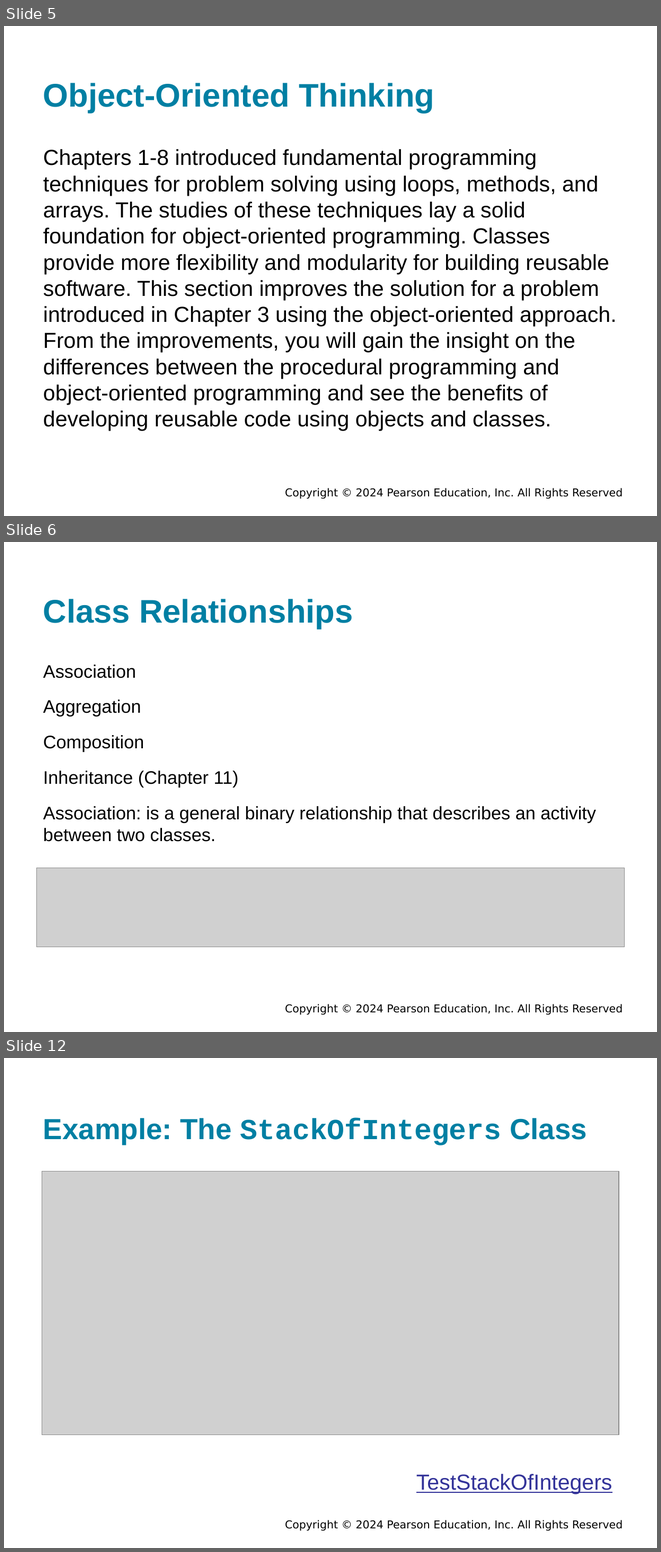
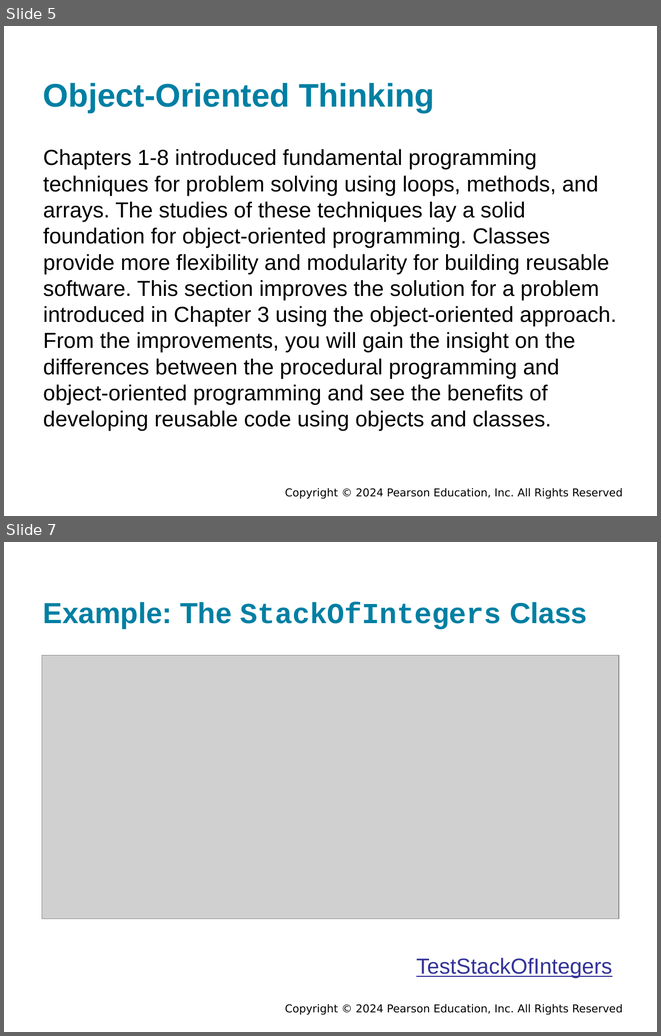
Before and after one commit to bzartoshty/bzartoshty.github.io, a slide deck: COMP110/Lectures/Chapter10/Chapter10.pptx. Shown one above the other, each under a label of ours: slides 5, 6 and 12 before the commit, slides 5 and 7 after it; the slides between them are not shown. The pictures are 661x1552 and 661x1036 pixels, drawn with LibreOffice and Linux fonts; fonts in the diff are those of the drawing; grey boxes stand for pictures; background and template pictures are left out. Boxes give left, top, right and bottom in pixels: in the first picture for what was removed or moved away, otherwise in the second. Text is boxed around its words. In the diff, an @@ line names an element or a change of style, - is before the commit and + after.

```diff
--- a/COMP110/Lectures/Chapter10/Chapter10.pptx
+++ b/COMP110/Lectures/Chapter10/Chapter10.pptx
@@ slide 6 removed at (4,542,657,1032), background #FFFFFF; not listed: 1 template element that a slide beside it also shows @@
@@ title removed at (43,599,353,628) @@
-Class Relationships
@@ text removed at (43,664,596,841) @@
-Association
-Aggregation
-Composition
-Inheritance (Chapter 11)
-Association: is a general binary relationship that describes an activity between two classes.
@@ picture removed at (37,868,624,946) @@
@@ what was slide 12 is now slide 7 @@
```
Also in this commit, not shown: 3 slides changed, 3 slides added, 20 other slides removed, 1 other file.
